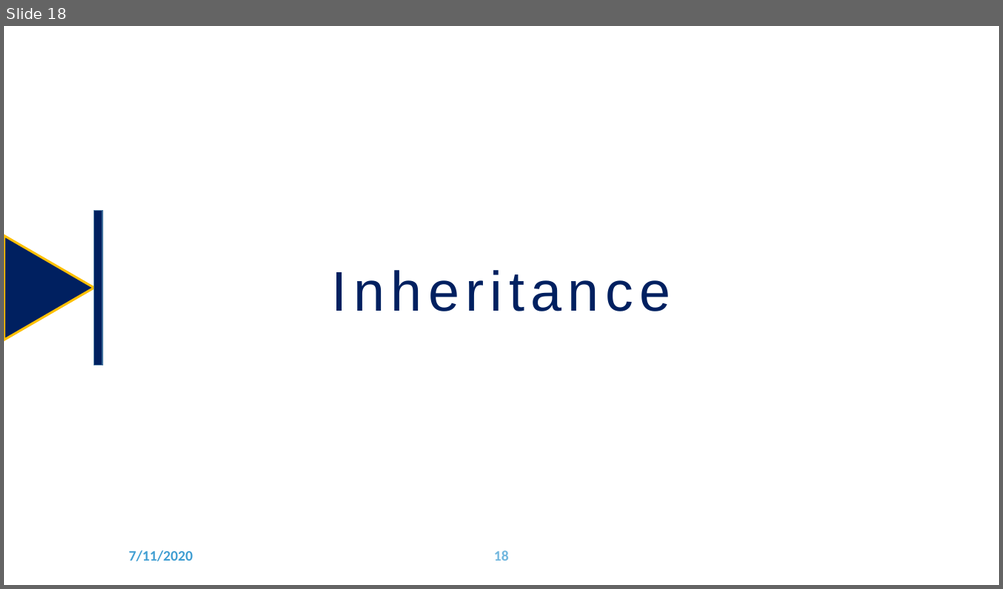
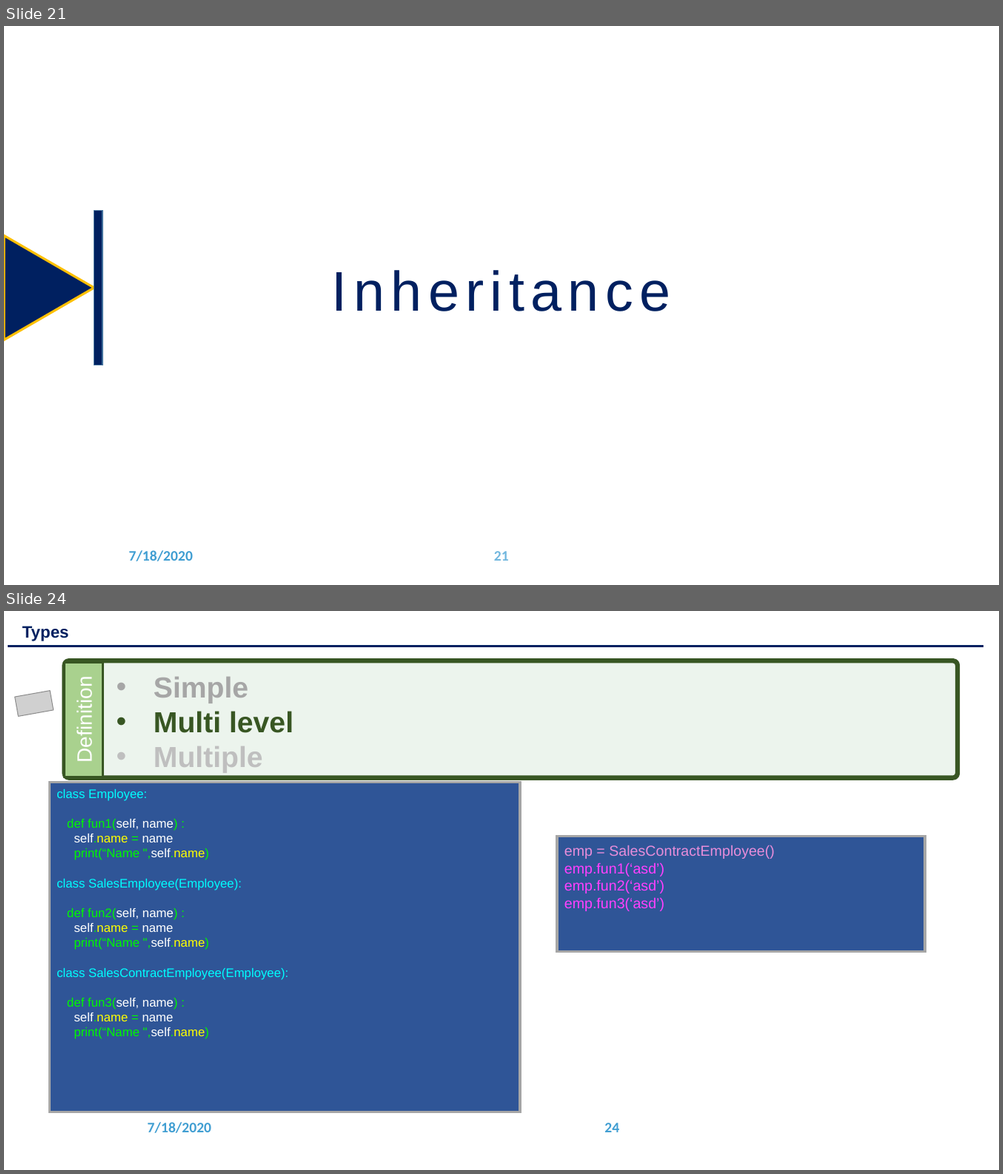
Before and after one commit to Gerardin16/Python_Training_2020, a slide deck: training_artifacts/Chaptor 9 - OOPS.pptx. Shown one above the other, each under a label of ours: slide 18 before the commit, slides 21 and 24 after it; the slides between them are not shown. The pictures are 1003x589 and 1003x1174 pixels, drawn with LibreOffice and Linux fonts; fonts in the diff are those of the drawing; grey boxes stand for pictures; background and template pictures are left out. Boxes give left, top, right and bottom in pixels: in the first picture for what was removed or moved away, otherwise in the second. Text is boxed around its words. In the diff, an @@ line names an element or a change of style, - is before the commit and + after.

```diff
--- a/training_artifacts/Chaptor 9 - OOPS.pptx
+++ b/training_artifacts/Chaptor 9 - OOPS.pptx
@@ slide 24 added at [4, 611, 999, 1170], background #FFFFFF @@
@@ text added at [22, 626, 69, 641], 16 pt, text #002060, bold @@
+Types
@@ line added from (8, 646) to (983, 646), #002060 1.5 pt @@
@@ rounded rectangle added at [65, 661, 958, 778], fill #AACEB0 at 22% opacity, outline #385723 4.5 pt @@
@@ rectangle added at [65, 662, 103, 777], fill #A9D18E, outline #385723 2.25 pt, 20 pt, text #FFFFFF @@
+Definition
@@ text added at [153, 677, 293, 773], 28 pt, text #385723, bold @@
+• Simple
+• Multi level
+• Multiple
@@ picture added at [14, 691, 54, 717] @@
@@ rectangle added at [50, 783, 521, 1113], fill #2F5597, outline #A6A6A6 2.25 pt @@
@@ text added at [57, 789, 288, 1039], 12 pt, text #00F900 @@
+class Employee:
+def fun1(self, name) :
+self.name = name
+print(“Name ",self.name)
+class SalesEmployee(Employee):
+def fun2(self, name) :
+self.name = name
+print(“Name ",self.name)
+class SalesContractEmployee(Employee):
+def fun3(self, name) :
+self.name = name
+print(“Name ",self.name)
@@ rectangle added at [557, 836, 925, 952], fill #2F5597, outline #A6A6A6 2.25 pt @@
@@ text added at [564, 846, 774, 911], 14 pt, text #FF40FF @@
+emp = SalesContractEmployee()
+emp.fun1(‘asd’)
+emp.fun2(‘asd’)
+emp.fun3(‘asd’)
@@ text added at [148, 1122, 211, 1133], 14 pt, text #409ED2, bold @@
+7/18/2020
@@ page number added at [604, 1123, 619, 1133], 14 pt, text #409ED2, bold @@
+24
@@ what was slide 18 is now slide 21 @@
@@ slide 21 changed as well @@
@@ text at [129, 551, 193, 562]: text changed @@
-7/11/2020
+7/18/2020
@@ page number at [494, 551, 509, 561]: text changed @@
-18
+21
```
Also in this commit, not shown: 20 other slides changed, 6 other slides added, 33 other files.
